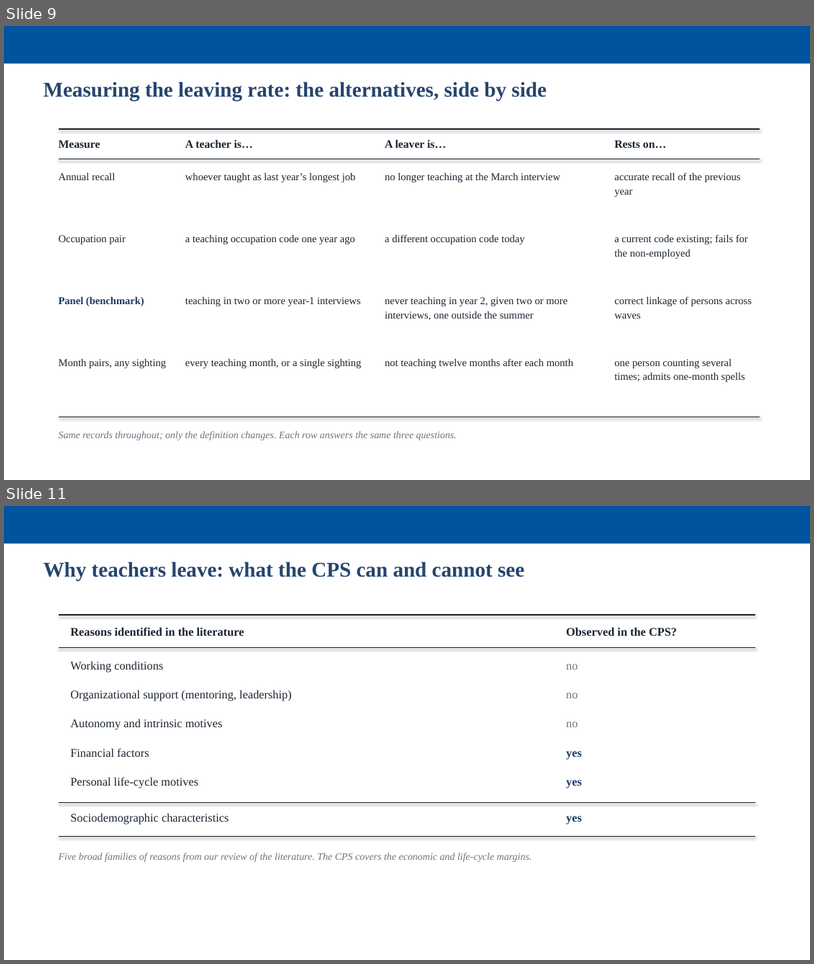
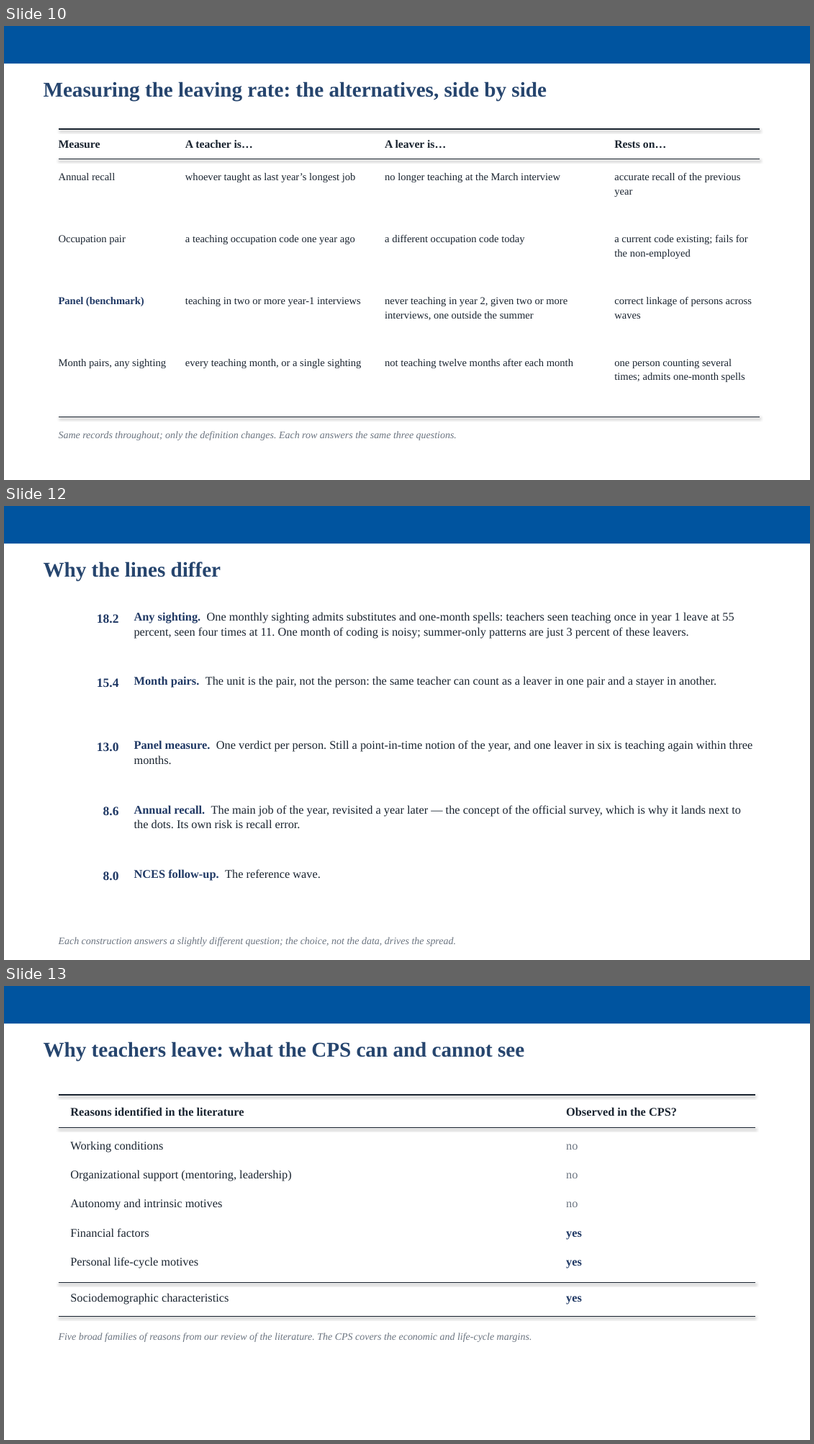
Before and after one commit to jedr1-ship-it/Alternative-Pathways----Quant, a slide deck: report/data_cluster/Proyect_US_cluster.pptx. Shown one above the other, each under a label of ours: slides 9 and 11 before the commit, slides 10, 12 and 13 after it; the slides between them are not shown. The pictures are 814x964 and 814x1444 pixels, drawn with LibreOffice and Linux fonts; fonts in the diff are those of the drawing. Boxes give left, top, right and bottom in pixels: in the first picture for what was removed or moved away, otherwise in the second. Text is boxed around its words. In the diff, an @@ line names an element or a change of style, - is before the commit and + after.

```diff
--- a/report/data_cluster/Proyect_US_cluster.pptx
+++ b/report/data_cluster/Proyect_US_cluster.pptx
@@ slide 12 added at [4,506,810,960], background #FFFFFF @@
@@ rectangle added at [4,506,810,543], fill #00549F @@
@@ text added at [44,561,221,580], 25 pt, text #26456E, bold @@
+Why the lines differ
@@ text added at [134,612,734,638], 14 pt, text #1A2430 @@
+Any sighting. One monthly sighting admits substitutes and one-month spells: teachers seen teaching once in year 1 leave at 55 percent, seen four times at 11. One month of coding is noisy; summer-only patterns are just 3 percent of these leavers.
@@ text added at [97,614,119,623], 15 pt, text #1F3864, bold @@
+18.2
@@ text added at [97,678,119,687], 15 pt, text #1F3864, bold @@
+15.4
@@ text added at [134,676,717,687], 14 pt, text #1A2430 @@
+Month pairs. The unit is the pair, not the person: the same teacher can count as a leaver in one pair and a stayer in another.
@@ text added at [97,742,119,752], 15 pt, text #1F3864, bold @@
+13.0
@@ text added at [134,740,754,764], 14 pt, text #1A2430 @@
+Panel measure. One verdict per person. Still a point-in-time notion of the year, and one leaver in six is teaching again within three months.
@@ text added at [103,806,119,816], 15 pt, text #1F3864, bold @@
+8.6
@@ text added at [134,805,741,828], 14 pt, text #1A2430 @@
+Annual recall. The main job of the year, revisited a year later — the concept of the official survey, which is why it lands next to the dots. Its own risk is recall error.
@@ text added at [103,871,119,880], 15 pt, text #1F3864, bold @@
+8.0
@@ text added at [134,869,321,880], 14 pt, text #1A2430 @@
+NCES follow-up. The reference wave.
@@ text added at [59,937,456,946], 12 pt, text #6B7480, italic @@
+Each construction answers a slightly different question; the choice, not the data, drives the spread.
@@ what was slide 9 is now slide 10 @@
@@ what was slide 11 is now slide 13 @@
```
Also in this commit, not shown: 2 slides changed, 2 other slides added, 1 slide removed, 7 other files.
